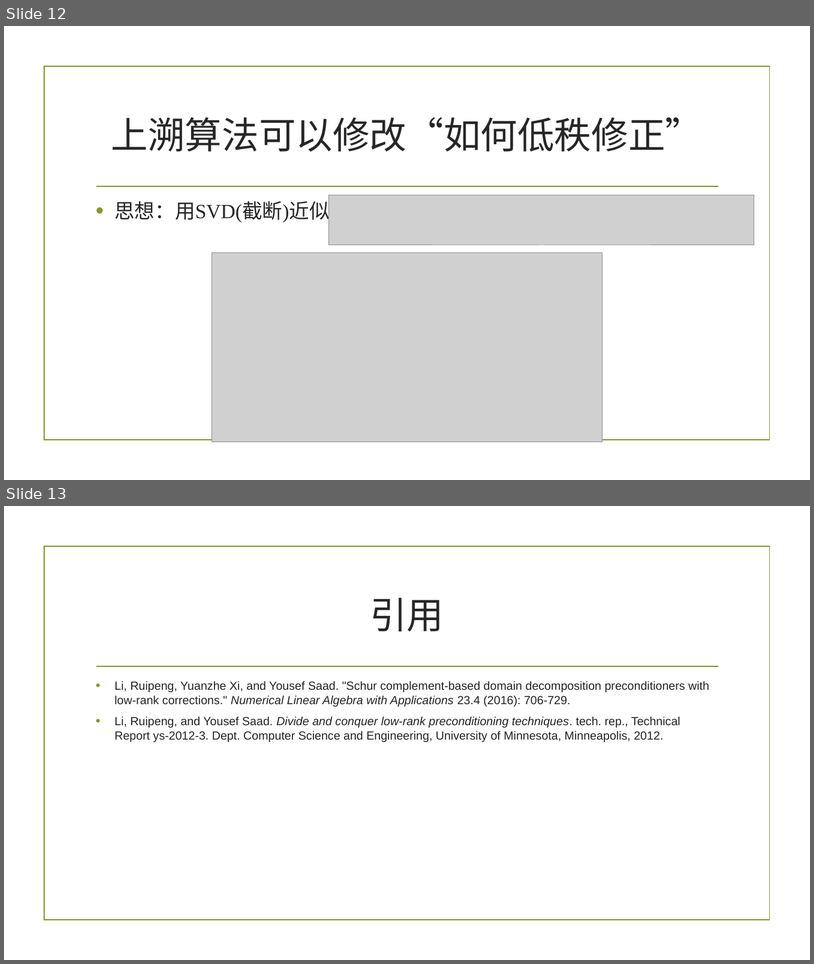
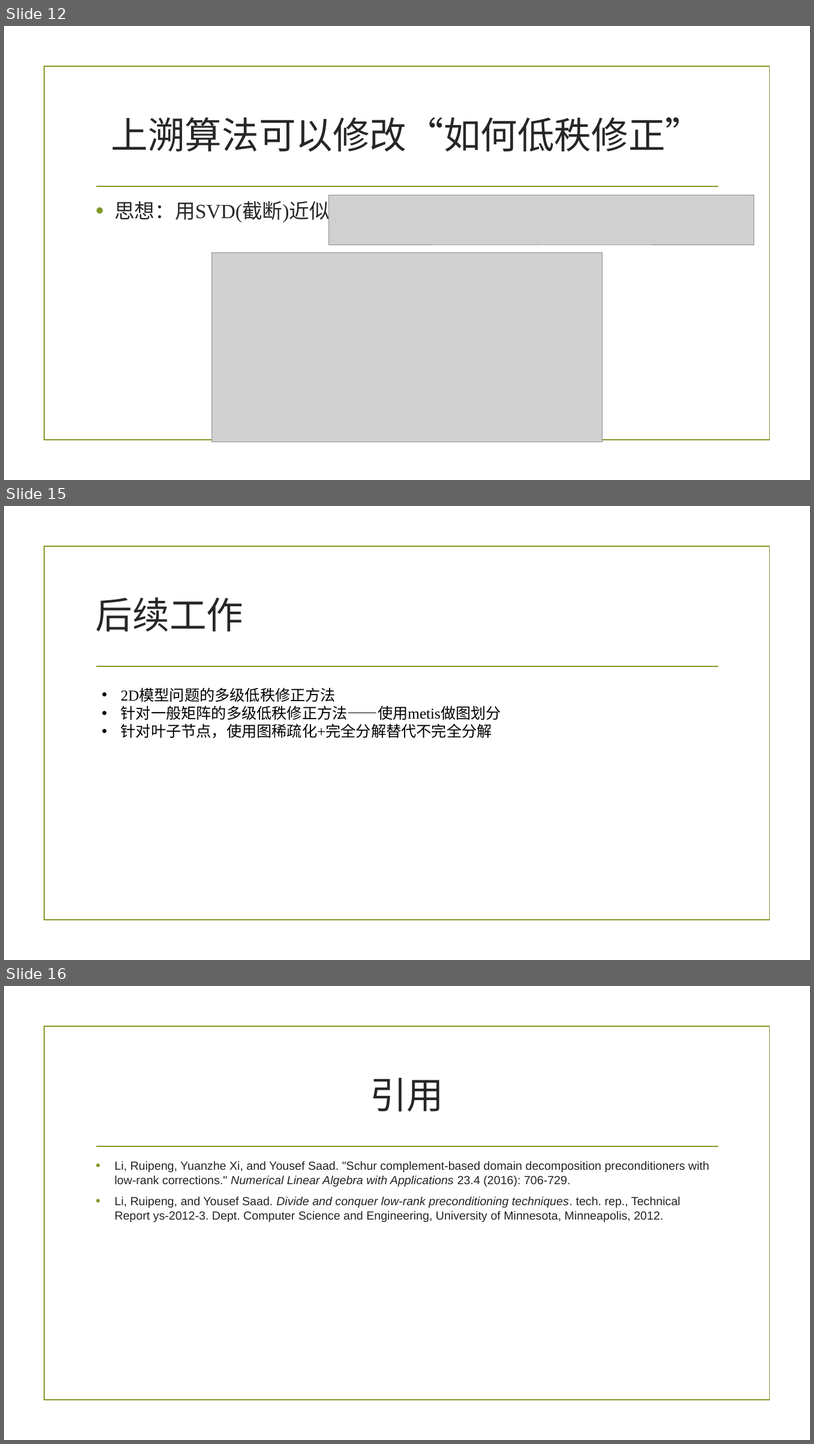
Before and after one commit to liuzhiqi16/numerical-algo, a slide deck: dec24.pptx. Shown one above the other, each under a label of ours: slides 12 and 13 before the commit, slides 12, 15 and 16 after it; the slides between them are not shown. The pictures are 814x964 and 814x1444 pixels, drawn with LibreOffice and Linux fonts; fonts in the diff are those of the drawing; grey boxes stand for pictures; background and template pictures are left out. Boxes give left, top, right and bottom in pixels: in the first picture for what was removed or moved away, otherwise in the second. Text is boxed around its words. In the diff, an @@ line names an element or a change of style, - is before the commit and + after.

```diff
--- a/dec24.pptx
+++ b/dec24.pptx
@@ slide 15 added at [4,506,810,960], background picture (left out); not listed: 2 template elements that a slide beside it also shows @@
@@ title added at [96,597,243,631], 44 pt, text #262626 @@
+后续工作
@@ text added at [121,688,501,738], 18 pt, text #000000 @@
+• 2D模型问题的多级低秩修正方法
+• 针对一般矩阵的多级低秩修正方法——使用metis做图划分
+• 针对叶子节点，使用图稀疏化+完全分解替代不完全分解
@@ what was slide 13 is now slide 16 @@
```
Also in this commit, not shown: 2 other slides added, 1 other file.
